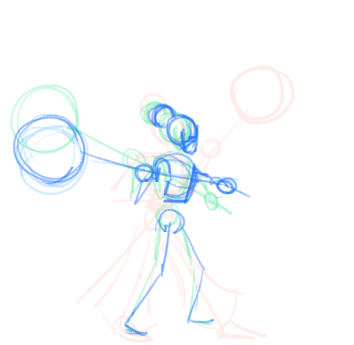
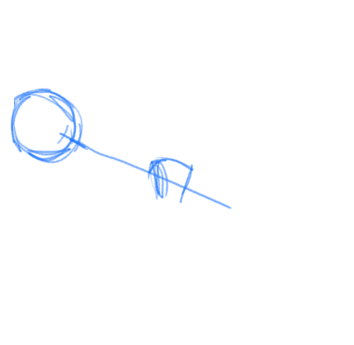
Revision of a layered w=354, h=345 image; what changed, layer by layer:
hid "Paint Layer 2" over box(24, 65, 295, 343)
